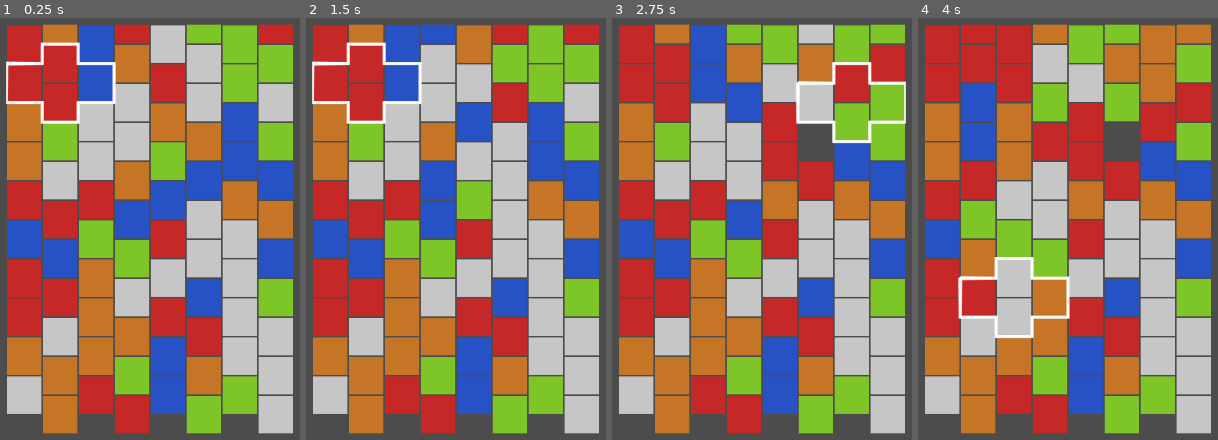
Above: before the commit, frames 1-4 (left to right).
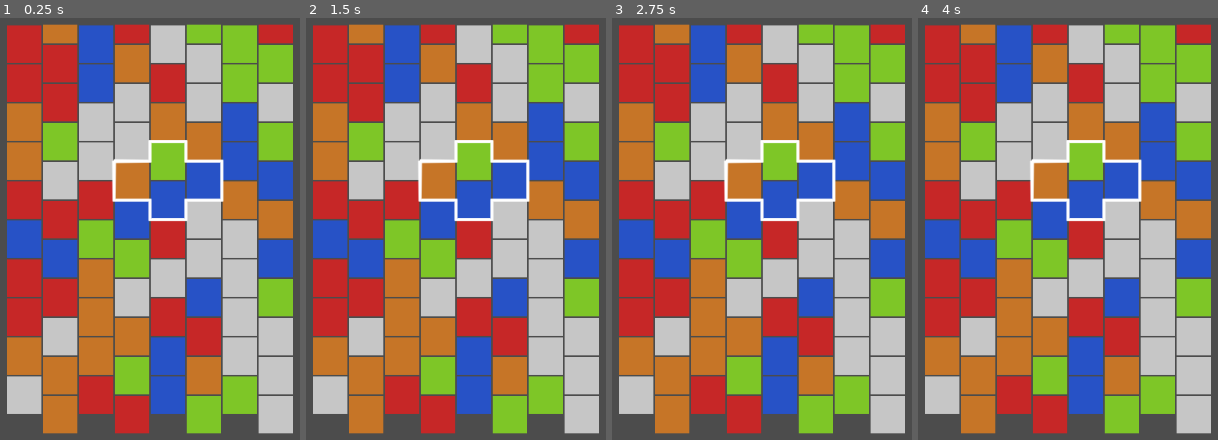
Above: after the commit, the same moments.

Repository: umxprime/puzzlebattles
Game: Godot game, scene res://Scenes/Main.tscn
The game is run twice, just before and just after one commit, with the same random seed, the same clock (stepped at 60 frames per second) and the same inputs.
Inputs (mouse positions are in pixels of both pictures, inside the frame that each line leads up to):
- Up to frame 1 (0.25 s): no input
- Up to frame 2 (1.5 s): tap Enter at 0.5 s; move the mouse to (outside the picture) at 0.52 s; tap Space at 0.6, 0.77, 1.07, 1.35 s; click (outside the picture) at 0.67 s; move the mouse to (outside the picture) at 1.27 s; click (outside the picture) at 1.42 s
- Up to frame 3 (2.75 s): tap Space at 1.52, 1.82, 2.1 s; move the mouse to (843, 127) at 2.02 s; click (843, 127) at 2.17 s
- Up to frame 4 (4 s): tap Space at 2.75, 2.85, 3.02, 3.32, 3.6, 3.77 s; move the mouse to (1029, 321) at 2.77 s; click (1029, 321) at 2.92 s; move the mouse to (outside the picture) at 3.52 s; click (outside the picture) at 3.67 s

The runs differ from the first frame. In frame 1, 2.2% of the frame differs, in the area x 2-75%, y 5-49%; in frame 2, 15%; in frame 3, 17%; in frame 4, 35%, in the area x 13-98%, y 1-76%.

Commit message:
Invert dependencies between nodes and their models
Use data structures to setup models and configure nodes when entering node tree
Configure all models in root node
Inject block and cursor models in grid model
Make rows top buffer more configurable
Set Root node as clipping node
Comment all input events and node animation logics to keep reference and rework them later
Use dictionary instead of a custom grid coordinate class where applicable

Diff:
--- a/Models/BlockModel.gd
+++ b/Models/BlockModel.gd
@@ -1,51 +1,31 @@
 class_name BlockModel
 
-var _type:int
-var _pos:GridCoordinate
-var _grid
-var _needsDisplay:bool
+var _state
 
 static func shuffleType()->int:
 	return randi() % (Enums.BlockType.U-Enums.BlockType.A+1) + Enums.BlockType.A
 
-func _init(grid, pos:GridCoordinate, type = Enums.BlockType.Empty):
-	_pos = pos
-	_grid = grid
-	_type = type
-	_needsDisplay = true
-func grid():
-	return _grid
-func setNeedsDisplay(value:bool) :
-	_needsDisplay = value
-func needsDisplay() -> bool :
-	return _needsDisplay
+func _init(state:Dictionary):
+	_state = state.duplicate(true)
+	state.node.connect("ready", self, "_onViewReady")
+
+func _onViewReady():
+	var model = {
+		type = _state.type,
+		position = _state.position,
+		rows = _state.grid.rows + _state.grid.buffer
+	}
+	_state.node.configure(model)
+
+func node():
+	return _state.node
+
 func type()->int:
-	return _type
+	return _state.type
 func setType(type:int):
-	_type = type
-func position() -> GridCoordinate:
-	return _pos.copy()
-func setPosition(pos:GridCoordinate):
-	_needsDisplay = true
-	_pos.row = pos.row
-	_pos.column = pos.column
-func blockAt(location:int) -> BlockModel:
-	var pos = position()
-	match location:
-		Enums.Location.Over:
-			pos.row += 1
-		Enums.Location.Under:
-			pos.row -= 1
-		Enums.Location.LeftSide:
-			pos.column -= 1
-			if pos.column%2==1:
-				pos.row +=1
-		Enums.Location.RightSide:
-			pos.column += 1
-			if pos.column%2==1:
-				pos.row +=1
-		_:
-			return null
-	return _grid.blockAt(pos)
-func process(delta):
-	pass
+	_state.type = type
+func position() -> Dictionary:
+	return _state.pos.duplicate()
+func setPosition(pos:Dictionary):
+	if _state.pos.row == pos.row && _state.pos.column == pos.column: return
+	_state.pos = pos.duplicate()
--- a/Models/CursorModel.gd
+++ b/Models/CursorModel.gd
@@ -1,14 +1,23 @@
 class_name CursorModel
 
-var _pos:GridCoordinate
+var _pos
+var _node:Node
 var _grid
-func _init(grid, pos:GridCoordinate):
+func _init(node, pos, grid):
+	_node = node
+	_pos = pos
 	_grid = grid
-	_pos = pos
-func grid():
-	return _grid
-func position()->GridCoordinate:
-	return _pos.copy()
+	_node.connect("ready", self, "_onNodeReady")
+func _onNodeReady():
+	var state = {
+		position = _pos,
+		grid = _grid
+	}
+	_node.configure(state)
+func node():
+	return _node
+func position()->Dictionary:
+	return _pos.duplicate()
 func moveTo(direction:int) -> bool:
 	var newPos = position()
 	match direction:
@@ -22,10 +31,10 @@
 			newPos.column += 1
 	return setPosition(newPos)
 func _columnsRange() -> PoolIntArray :
-	return PoolIntArray([1, _grid.columns() - 2])
+	return PoolIntArray([1, _grid.columns - 2])
 func _rowsRange() -> PoolIntArray :
-	return PoolIntArray([0, _grid.visibleRows() - 2])
-func setPosition(pos:GridCoordinate) -> bool:
+	return PoolIntArray([0, _grid.rows - 2])
+func setPosition(pos) -> bool:
 	if (pos.column < _columnsRange()[0]):
 		pos.column = _columnsRange()[0]
 	if (pos.column > _columnsRange()[1]):
--- a/Models/GridCoordinate.gd
+++ /dev/null
@@ -1,11 +0,0 @@
-class_name GridCoordinate
-
-var row:int = 0
-var column:int = 0
-func _init(row:int, column:int):
-	self.row = row
-	self.column = column
-func _to_string():
-	return "row:%d,column:%d" % [self.row, self.column]
-func copy() -> GridCoordinate:
-	return get_script().new(row, column)
--- a/Models/GridModel.gd
+++ b/Models/GridModel.gd
@@ -15,17 +15,30 @@
 	func haveSameType() -> bool:
 		return _down.type() == _left.type() && _left.type() == _top.type() && _top.type() == _right.type()
 
-var _blocks=[]
+var _blocks:Array
 var _columns:int
 var _rows:int
 var _visibleRows:int
 var _cursor:CursorModel
-func _init(columns:int, rows:int):
-	_columns = columns
-	_visibleRows = rows
-	_rows = rows * 2
-	_cursor = CursorModel.new(self, GridCoordinate.new(rows / 2, columns / 2))
-	_fill()
+var _node:Node
+var _dimensions
+func _init(node, blocks, cursor, dimensions):
+	_blocks = blocks
+	_node = node
+	_dimensions = dimensions
+	_cursor = cursor
+	_node.connect("ready", self, "_onViewReady")
+
+func _onViewReady():
+	var model = {
+		visibleRows = _visibleRows,
+		rows = _rows,
+		columns = _columns,
+		blocks = _blocks.duplicate()
+	}
+	_node.configure(model)
+func node():
+	return _node
 func blocks() -> Array:
 	return _blocks.duplicate()
 func columns() -> int :
@@ -38,13 +51,31 @@
 	if (row < 0 || row + 1 > _rows || column < 0 || column + 1 > _columns) :
 		return null
 	return _blocks[_blockIndex(row, column)]
-func blockAt(pos:GridCoordinate) -> BlockModel :
+func blockAt(pos:Dictionary) -> BlockModel :
 	return _blockAt(pos.row, pos.column)
+func blockRelativeTo(block, location:int) -> BlockModel:
+	var pos = block.position()
+	match location:
+		Enums.Location.Over:
+			pos.row += 1
+		Enums.Location.Under:
+			pos.row -= 1
+		Enums.Location.LeftSide:
+			pos.column -= 1
+			if pos.column%2==1:
+				pos.row +=1
+		Enums.Location.RightSide:
+			pos.column += 1
+			if pos.column%2==1:
+				pos.row +=1
+		_:
+			return null
+	return blockAt(pos)
 func _blockIndex(row, column) -> int:
 	return column + row * _columns
-func blockIndex(pos:GridCoordinate) -> int :
+func blockIndex(pos:Dictionary) -> int :
 	return _blockIndex(pos.row, pos.column)
-func move(block:BlockModel, pos:GridCoordinate):
+func move(block:BlockModel, pos:Dictionary):
 	block.setPosition(pos)
 	_blocks[blockIndex(pos)] = block
 func _evaluate():
@@ -112,12 +143,3 @@
 			_:
 				pass
 		_evaluate()
-func _fill():
-	var block:BlockModel
-	var pos:GridCoordinate
-	var type:int
-	for row in range(0, _rows):
-		for column in range(0, _columns):
-			pos = GridCoordinate.new(row, column)
-			block = BlockModel.new(self, pos, BlockModel.shuffleType())
-			_blocks.append(block)
--- a/Nodes/BlockNode.gd
+++ b/Nodes/BlockNode.gd
@@ -2,47 +2,53 @@
 
 class_name BlockNode
 
-var _model:BlockModel
 var _visible:bool = true
-var _bounds:AABB
+var _bounds:Rect2
 var _half:Vector2
 var _isUpdatingPosition:bool = false
+var _typeNode:MeshInstance2D
 
-func init(model:BlockModel, blockSize:Vector2):
-	_model = model
-	_bounds.position = Vector3(-blockSize.x/2, -blockSize.y/2, 0)
-	_bounds.size = Vector3(blockSize.x, blockSize.y, 0)
-	_half = Vector2(_bounds.size.x / 2, _bounds.size.y / 2)
-	var node:MeshInstance2D = _node()
-	var mesh = node.mesh as QuadMesh
-	mesh.size = blockSize - Vector2(2,2)
-	node.visible = _visible
-	updatePosition(false)
+func init(blockSize:Vector2):
+	_bounds.position = - blockSize / 2
+	_bounds.size = blockSize
+	_half = blockSize / 2
 
 
-func updatePosition(animate:bool=true):
-	if !_model.needsDisplay() || _isUpdatingPosition:
-		return
+func configure(model):
+	_typeNode = _node(model)
+	var mesh = _typeNode.mesh as QuadMesh
+	mesh.size = _bounds.size - Vector2(2,2)
+	_typeNode.visible = _visible
 	var pos:Vector2
-	pos.x = _model.position().column * _bounds.size.x
-	pos.y = (_model._grid.visibleRows()-_model.position().row-1)*_bounds.size.y + (_model.position().column%2) * _half.y
-	var isEmpty = _model.type() == Enums.BlockType.Empty
-	if isEmpty:
-		_model.setType(BlockModel.shuffleType())
-		_resetVisibility()
-		setVisible(true)
-	if !animate || isEmpty:
-		position = pos + _half
-		_model.setNeedsDisplay(false)
-	else:
-		var tween:Tween = get_node("Tween")
-		tween.interpolate_property(self,"position",position,pos + _half,.1,Tween.TRANS_LINEAR,Tween.EASE_IN_OUT)
-		_isUpdatingPosition = true
-		tween.start()
+	pos.x = model.position.column * _bounds.size.x
+	pos.y = (model.rows - model.position.row - 1) * _bounds.size.y + (model.position.column % 2) * _half.y
+	position = pos + _half
+#	updatePosition(false)
 
-func _updatePositionCompleted(object:Object, key:NodePath):
-	_model.setNeedsDisplay(false)
-	_isUpdatingPosition = false
+
+#func updatePosition(animate:bool=true):
+#	if !_model.needsDisplay() || _isUpdatingPosition:
+#		return
+#	var pos:Vector2
+#	pos.x = _model.position().column * _bounds.size.x
+#	pos.y = (_model._grid.visibleRows()-_model.position().row-1)*_bounds.size.y + (_model.position().column%2) * _half.y
+#	var isEmpty = _model.type() == Enums.BlockType.Empty
+#	if isEmpty:
+#		_model.setType(BlockModel.shuffleType())
+#		_resetVisibility()
+#		setVisible(true)
+#	if !animate || isEmpty:
+#		position = pos + _half
+#		_model.setNeedsDisplay(false)
+#	else:
+#
+#		tween.interpolate_property(self,"position",position,pos + _half,.1,Tween.TRANS_LINEAR,Tween.EASE_IN_OUT)
+#		_isUpdatingPosition = true
+#		tween.start()
+
+#func _updatePositionCompleted(object:Object, key:NodePath):
+#	_model.setNeedsDisplay(false)
+#	_isUpdatingPosition = false
 
 func _resetVisibility():
 	_visible = false
@@ -54,13 +60,12 @@
 	if value == _visible:
 		return
 	_visible = value
-	var node:Node2D = _node()
-	if node == null:
+	if _typeNode == null:
 		return
-	node.visible = value
+	_typeNode.visible = value
 
-func _node() -> MeshInstance2D:
-	match _model.type():
+func _node(model) -> MeshInstance2D:
+	match model.type:
 		Enums.BlockType.A:
 			return get_node("A") as MeshInstance2D
 		Enums.BlockType.E:
@@ -75,12 +80,14 @@
 			return null
 
 func _ready():
-	var tween:Tween = get_node("Tween")
-	tween.connect("tween_completed",self,"_updatePositionCompleted")
+	pass
+#	var tween:Tween = get_node("Tween")
+#	tween.connect("tween_completed",self,"_updatePositionCompleted")
 
 func moveCursorToBlock() -> bool:
-	return _model.grid().cursor().setPosition(_model.position())
+	return false
+#	return _model.grid().cursor().setPosition(_model.position())
 
 func isOver(pos:Vector2):
 	var local_pos:Vector2 = make_canvas_position_local(pos)
-	return _bounds.has_point(Vector3(local_pos.x, local_pos.y, 0))
+	return _bounds.has_point(local_pos)
--- a/Nodes/CursorNode.gd
+++ b/Nodes/CursorNode.gd
@@ -3,11 +3,13 @@
 class_name CursorNode
 
 var _cellSize:Vector2
-var _model:CursorModel
 
-func _init(cellSize:Vector2, model:CursorModel):
-	_cellSize = cellSize
-	_model = model
+func _init(dimensions):
+	_cellSize = Vector2(dimensions.width, dimensions.height)
+
+func configure(state):
+	updatePosition(state)
+
 # Called when the node enters the scene tree for the first time.
 func _ready():
 	pass # Replace with function body.
@@ -34,6 +36,6 @@
 # Called every frame. 'delta' is the elapsed time since the previous frame.
 #func _process(delta):
 #	pass
-func updatePosition():
-	position.x = (_model.position().column * _cellSize.x) - _cellSize.x
-	position.y = ((_model.grid().visibleRows() - _model.position().row - 2.5) * _cellSize.y) + (_cellSize.y * 0.5 * (_model.position().column%2))
+func updatePosition(model):
+	position.x = (model.position.column * _cellSize.x) - _cellSize.x
+	position.y = ((model.grid.rows - model.position.row - 2.5) * _cellSize.y) + (_cellSize.y * 0.5 * (model.position.column%2))
--- a/Nodes/GridNode.gd
+++ b/Nodes/GridNode.gd
@@ -1,33 +1,29 @@
-extends Control
+extends Node2D
 
 class_name GridNode
 
-var _block = preload("res://Scenes/Block.tscn")
-var _model:GridModel
-var _blockSize:Vector2
+
+var _blockSize:Dictionary
 var _cursor:CursorNode
 
-func _init(model:GridModel, blockSize:Vector2):
-	_model=model
-	_blockSize=blockSize
+signal rotate
+signal breakDiamond
+
+func _init(size):
+	_blockSize=size
 
 # Called when the node enters the scene tree for the first time.
 func _ready():
-	rect_clip_content = true
-	var width:int = _model.columns() * _blockSize.x
-	var height:int = _model.visibleRows() * _blockSize.y + (_blockSize.y / 2)
-	var size = Vector2(width, height)
-	rect_size = size
-	var viewportSize = (get_tree().get_root() as Viewport).size
-	rect_position = (viewportSize - size) / 2
-	for row in range(0,_model.rows()):
-		for column in range(0,_model.columns()):
-			var model = _model.blockAt(GridCoordinate.new(row,column))
-			var node:BlockNode = _block.instance()
-			node.init(model, _blockSize)
-			add_child(node)
-	_cursor = CursorNode.new(_blockSize, _model.cursor())
-	add_child(_cursor)
+	pass
+
+func configure(model):
+	var node
+	for block in model.blocks:
+		node = block.node()
+		node.init(Vector2(_blockSize.width, _blockSize.height))
+		add_child(node)
+#	_cursor = CursorNode.new(_blockSize, _model.cursor())
+#	add_child(_cursor)
 
 func _overBlock(pos:Vector2) -> BlockNode:
 	for child in get_children():
@@ -37,27 +33,31 @@
 	return null
 
 func _input(event):
-	if event is InputEventMouseMotion:
-		var block:BlockNode = _overBlock(event.position)
-		if block != null:
-			if block.moveCursorToBlock() :
-				_cursor.updatePosition()
-	elif event is InputEventMouseButton:
-		if event.pressed:
-			var block:BlockNode = _overBlock(event.position)
-			if block != null:
-				if block.moveCursorToBlock() :
-					_cursor.updatePosition()
-			if event.button_index == 1:
-				_model.rotate(Enums.Rotation.Clockwise)
-			else:
-				_model.rotate(Enums.Rotation.CounterClockwize)
-			for child in get_children():
-				if child is BlockNode:
-					(child as BlockNode).updatePosition()
-	elif event is InputEventKey:
-		if event.pressed && event.scancode == KEY_SPACE:
-			_model.breakDiamond()
-			for child in get_children():
-				if child is BlockNode:
-					(child as BlockNode).updatePosition()
+	pass
+#	if event is InputEventMouseMotion:
+#		var block:BlockNode = _overBlock(event.position)
+#		if block != null:
+#			if block.moveCursorToBlock() :
+#				_cursor.updatePosition()
+#	elif event is InputEventMouseButton:
+#		if event.pressed:
+#			var block:BlockNode = _overBlock(event.position)
+#			if block != null:
+#				if block.moveCursorToBlock() :
+#					_cursor.updatePosition()
+#			if event.button_index == 1:
+#				emit_signal("rotate", Enums.Rotation.Clockwise)
+##				_model.rotate(Enums.Rotation.Clockwise)
+#			else:
+#				emit_signal("rotate", Enums.Rotation.CounterClockwize)
+##				_model.rotate(Enums.Rotation.CounterClockwize)
+#			for child in get_children():
+#				if child is BlockNode:
+#					(child as BlockNode).updatePosition()
+#	elif event is InputEventKey:
+#		if event.pressed && event.scancode == KEY_SPACE:
+##			_model.breakDiamond()
+#			emit_signal("breakDiamond")
+#			for child in get_children():
+#				if child is BlockNode:
+#					(child as BlockNode).updatePosition()
--- a/Nodes/Root.gd
+++ b/Nodes/Root.gd
@@ -2,19 +2,74 @@
 
 class_name Root
 
-var _gridModel = GridModel.new(8, 10)
-var _gridNode = GridNode.new(_gridModel, Vector2(46,50))
+const dimensions = {
+	grid={rows=10, columns=8, buffer=2},
+	block={width=46,height=50}
+}
 
-# Declare member variables here. Examples:
-# var a = 2
-# var b = "text"
+var _grid:GridModel
+var _cursor:CursorModel
 
 func _init():
-	pass
+	_cursor = _createCursor(dimensions)
+	_grid = _createGrid(_cursor, dimensions)
+
+func _createGrid(cursor, dimensions) -> GridModel :
+	return GridModel.new(
+		GridNode.new(dimensions.block),
+		_createBlocks(dimensions.grid),
+		cursor,
+		dimensions.grid)
+
+func _createCursor(dimensions) -> CursorModel :
+	var position = {
+		row = dimensions.grid.rows / 2,
+		column = dimensions.grid.columns / 2
+	}
+	return CursorModel.new(
+		CursorNode.new(dimensions.block),
+		position,
+		dimensions.grid
+	)
+
+func _createBlocks(grid) -> Array:
+	var state
+	var model:BlockModel
+	var blocks = []
+	var block = preload("res://Scenes/Block.tscn")
+	for row in range(0, grid.rows + grid.buffer):
+		for column in range(0, grid.columns):
+			state = {
+				position = {row = row, column = column},
+				grid = grid.duplicate(),
+				node = block.instance(),
+				type = BlockModel.shuffleType()
+			}
+			model = BlockModel.new(state)
+			blocks.append(model)
+	return blocks
+
+func _clipGrid(dimensions):
+	rect_clip_content = true
+	var width:int = dimensions.grid.columns * dimensions.block.width
+	var height:int = dimensions.grid.rows * dimensions.block.height + (dimensions.block.height / 2)
+	var size = Vector2(width, height)
+	rect_size = size
+	var viewportSize = (get_tree().get_root() as Viewport).size
+	rect_position = (viewportSize - size) / 2
+
+func _addGridNode():
+	_grid.node().position.y = - dimensions.grid.buffer * dimensions.block.height
+	self.add_child(_grid.node())
+
+func _addCursorNode():
+	self.add_child(_cursor.node())
 
 # Called when the node enters the scene tree for the first time.
 func _ready():
-	self.add_child(_gridNode)
+	_clipGrid(dimensions)
+	_addGridNode()
+	_addCursorNode()
 	pass # Replace with function body.
 
 
--- a/Scenes/Block.tscn
+++ b/Scenes/Block.tscn
@@ -94,5 +94,3 @@
 visible = false
 material = SubResource( 8 )
 mesh = SubResource( 4 )
-
-[node name="Tween" type="Tween" parent="."]
--- a/project.godot
+++ b/project.godot
@@ -35,16 +35,11 @@
 "path": "res://Models/Enums.gd"
 }, {
 "base": "Reference",
-"class": "GridCoordinate",
-"language": "GDScript",
-"path": "res://Models/GridCoordinate.gd"
-}, {
-"base": "Reference",
 "class": "GridModel",
 "language": "GDScript",
 "path": "res://Models/GridModel.gd"
 }, {
-"base": "Control",
+"base": "Node2D",
 "class": "GridNode",
 "language": "GDScript",
 "path": "res://Nodes/GridNode.gd"
@@ -60,7 +55,6 @@
 "CursorModel": "",
 "CursorNode": "",
 "Enums": "",
-"GridCoordinate": "",
 "GridModel": "",
 "GridNode": "",
 "Root": ""
